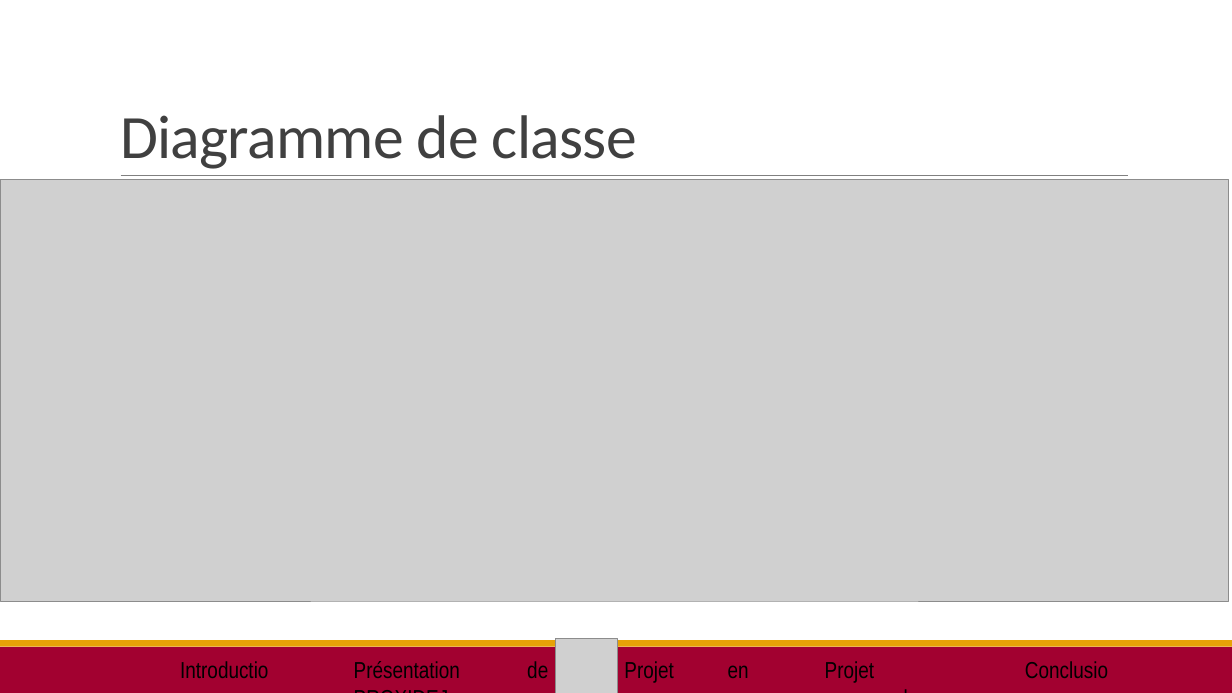
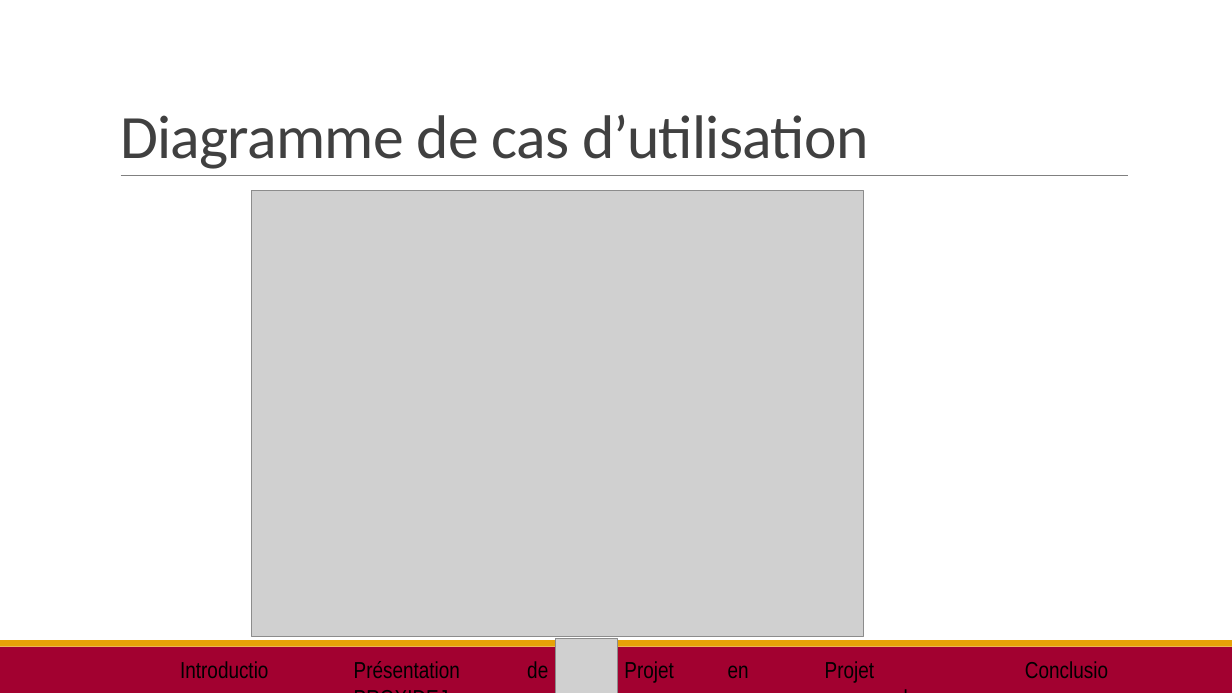
Before and after one commit to SteBoun/SFL2_ChaineDeFroid, a slide deck: slide 9 of Diaporama/DIAPO_01.pptx. Drawn at 1232x693 pixels with LibreOffice and Linux fonts; fonts in the diff are those of the drawing; grey boxes stand for pictures. Boxes give left, top, right and bottom in pixels: in the first picture for what was removed or moved away, otherwise in the second. Text is boxed around its words. In the diff, an @@ line names an element or a change of style, - is before the commit and + after.

```diff
--- a/Diaporama/DIAPO_01.pptx
+++ b/Diaporama/DIAPO_01.pptx
@@ title at [120, 115, 868, 169]: text changed @@
-Diagramme de classe
+Diagramme de cas d’utilisation
@@ picture removed at [0, 179, 1229, 601] @@
@@ picture added at [251, 190, 863, 637] @@
```
Also in this commit, not shown: 2 other files.
